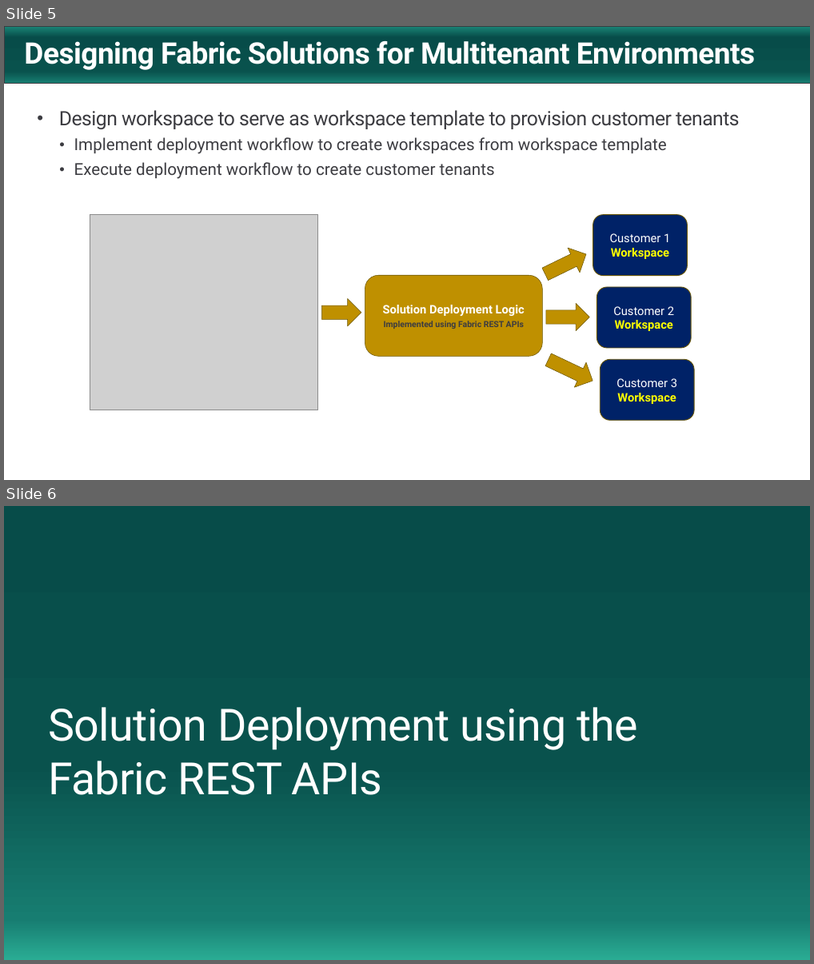
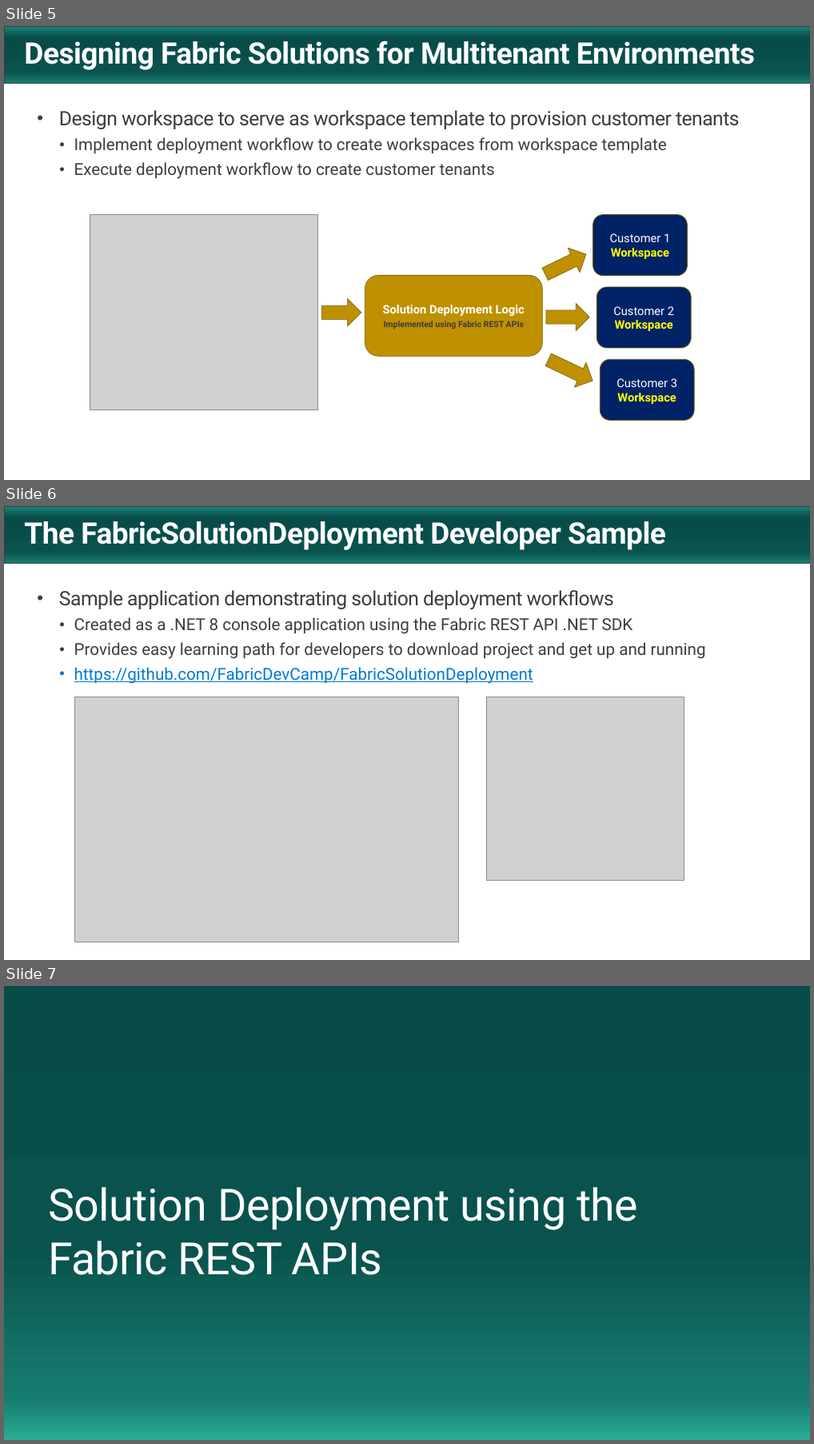
Before and after one commit to FabricDevCamp/FabricSolutionDeployment, a slide deck: docs/Automating Fabric Solution Deployment.pptx. Shown one above the other, each under a label of ours: slides 5 and 6 before the commit, slides 5, 6 and 7 after it. The pictures are 814x964 and 814x1444 pixels, drawn with LibreOffice and Linux fonts; fonts in the diff are those of the drawing; grey boxes stand for pictures; background and template pictures are left out. Boxes give left, top, right and bottom in pixels: in the first picture for what was removed or moved away, otherwise in the second. Text is boxed around its words. In the diff, an @@ line names an element or a change of style, - is before the commit and + after.

```diff
--- a/docs/Automating Fabric Solution Deployment.pptx
+++ b/docs/Automating Fabric Solution Deployment.pptx
@@ slide 6 added at box(4, 506, 810, 960), background #FFFFFF; not listed: 1 template element that a slide beside it also shows @@
@@ title added at box(24, 521, 666, 550), 36 pt, text #FFFFFF, bold @@
+The FabricSolutionDeployment Developer Sample
@@ text added at box(59, 590, 706, 684), 20 pt, text #3C3C41 @@
+• Sample application demonstrating solution deployment workflows
+  • Created as a .NET 8 console application using the Fabric REST API .NET SDK
+  • Provides easy learning path for developers to download project and get up and running
+  • https://github.com/FabricDevCamp/FabricSolutionDeployment
@@ picture added at box(75, 697, 459, 942) @@
@@ picture added at box(486, 697, 684, 880) @@
@@ what was slide 6 is now slide 7 @@
```
Also in this commit, not shown: 5 slides changed.
